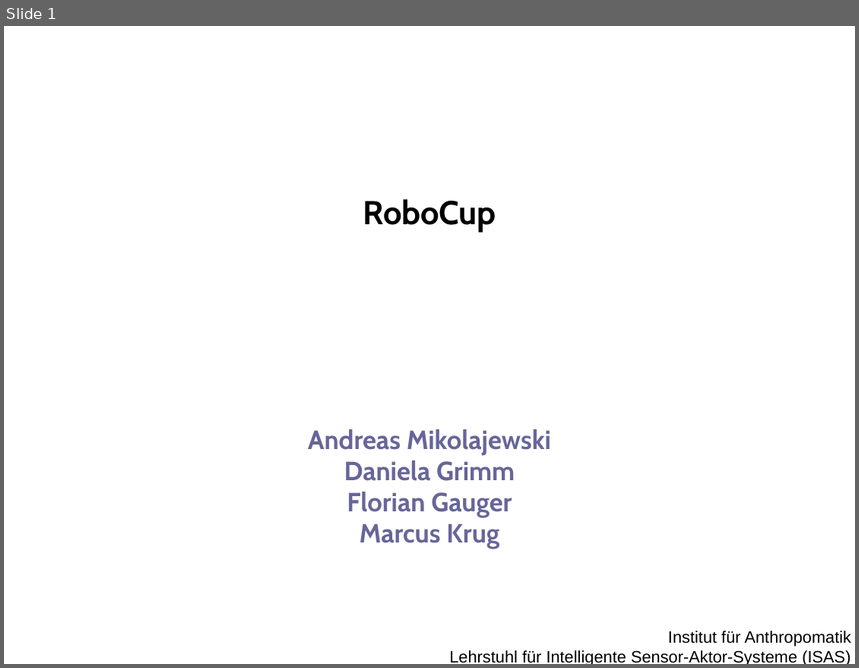
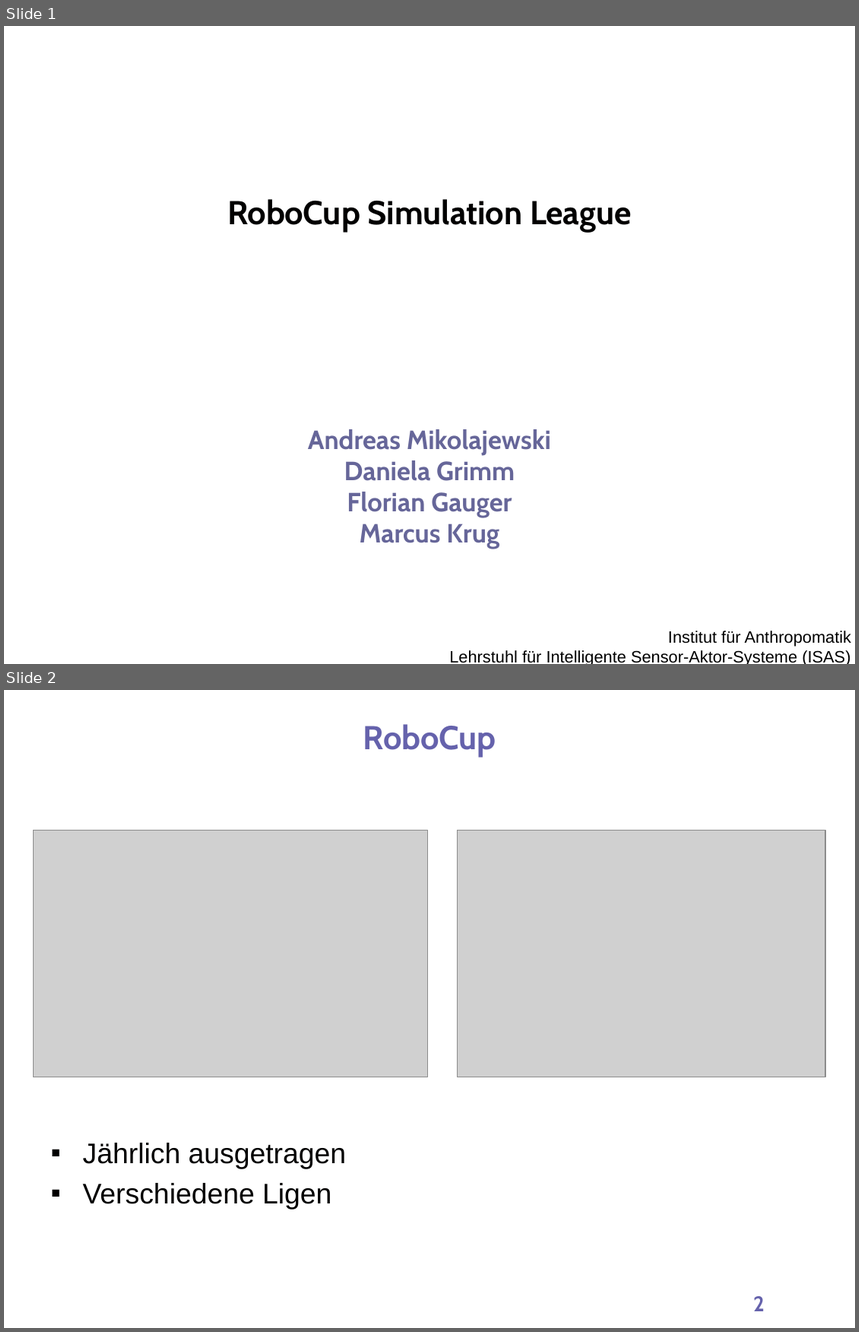
Before and after one commit to gerhardkurz/roboZen, a slide deck: presentation/1/praesentation1 (1).pptx. Shown one above the other, each under a label of ours: slide 1 before the commit, slides 1 and 2 after it. The pictures are 859x668 and 859x1332 pixels, drawn with LibreOffice and Linux fonts; fonts in the diff are those of the drawing; grey boxes stand for pictures; background and template pictures are left out. Boxes give left, top, right and bottom in pixels: in the first picture for what was removed or moved away, otherwise in the second. Text is boxed around its words. In the diff, an @@ line names an element or a change of style, - is before the commit and + after.

```diff
--- a/presentation/1/praesentation1 (1).pptx
+++ b/presentation/1/praesentation1 (1).pptx
@@ slide 2 added at box(4, 690, 855, 1328), background #FFFFFF @@
@@ title added at box(363, 724, 496, 757), 28 pt, text #6562AC, bold @@
+RoboCup
@@ picture added at box(33, 831, 427, 1078) @@
@@ picture added at box(457, 831, 826, 1078) @@
@@ text added at box(83, 1143, 347, 1209), 24 pt, text #010000 @@
+▪ Jährlich ausgetragen
+▪ Verschiedene Ligen
@@ page number added at box(753, 1296, 765, 1312), 18 pt, text #6562AC, bold @@
+2
@@ slide 1 changed as well @@
@@ title at box(227, 199, 632, 232): text changed @@
-RoboCup
+RoboCup Simulation League
```
Also in this commit, not shown: 1 other slide changed, 1 other slide added, 2 slides removed, 1 other file.
